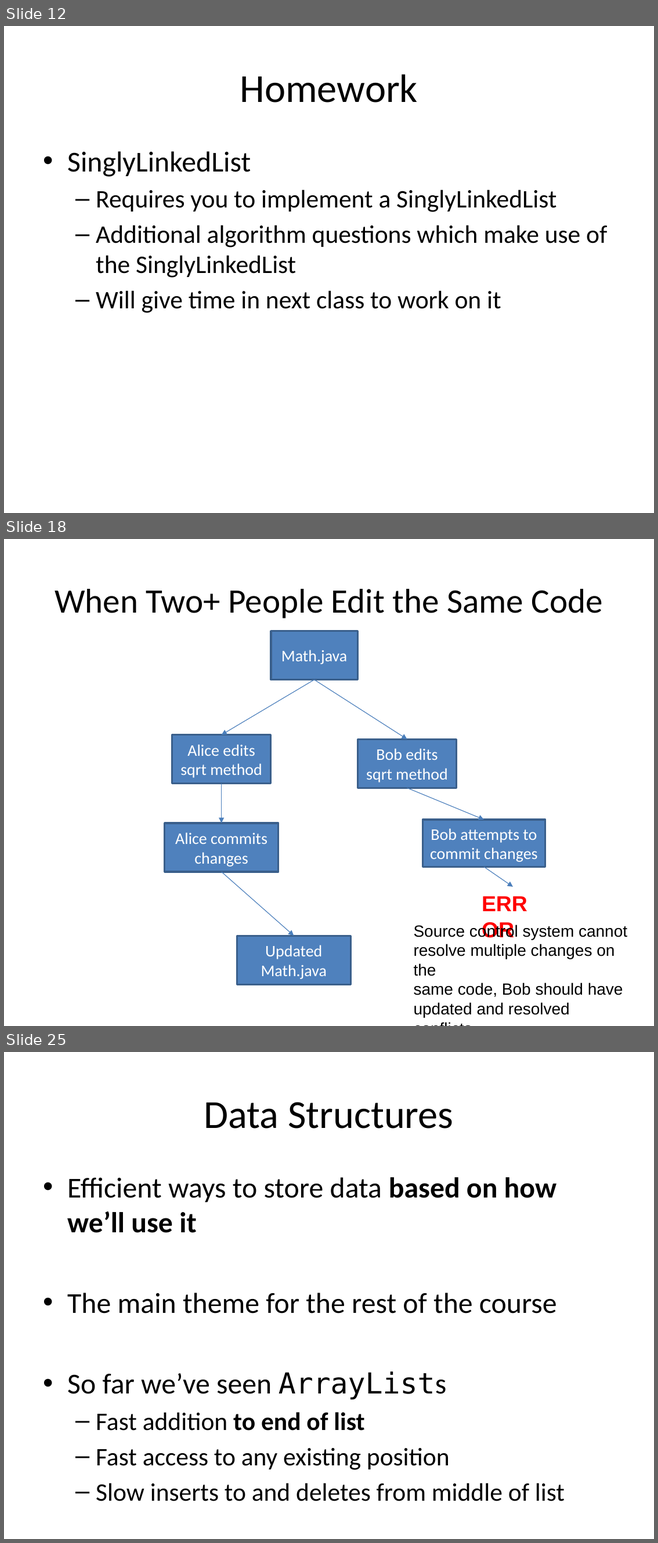
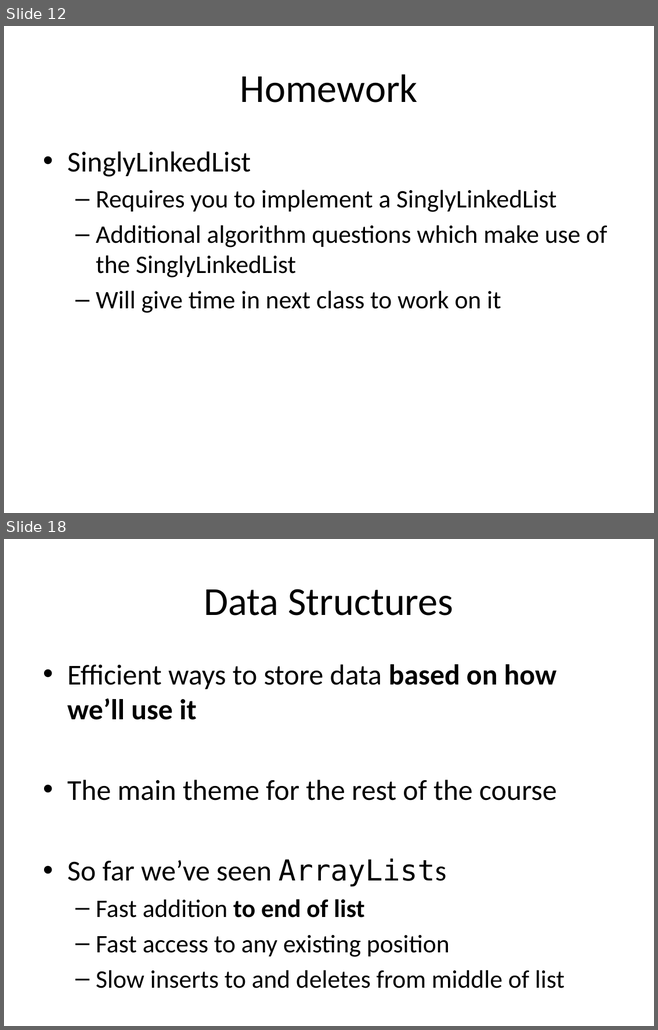
Before and after one commit to RHIT-CSSE/csse220, a slide deck: ClassMaterials/LinkedLists/Slides/LinkedLists.pptx. Shown one above the other, each under a label of ours: slides 12, 18 and 25 before the commit, slides 12 and 18 after it; the slides between them are not shown. The pictures are 658x1543 and 658x1030 pixels, drawn with LibreOffice and Linux fonts; fonts in the diff are those of the drawing. Boxes give left, top, right and bottom in pixels: in the first picture for what was removed or moved away, otherwise in the second. Text is boxed around its words. In the diff, an @@ line names an element or a change of style, - is before the commit and + after.

```diff
--- a/ClassMaterials/LinkedLists/Slides/LinkedLists.pptx
+++ b/ClassMaterials/LinkedLists/Slides/LinkedLists.pptx
@@ slide 18 removed at box(4, 539, 654, 1026), background #FFFFFF @@
@@ title removed at box(54, 589, 603, 618) @@
-When Two+ People Edit the Same Code
@@ rectangle removed at box(271, 631, 357, 680) @@
-Math.java
@@ arrow removed from (314, 680) to (221, 735) @@
@@ arrow removed from (314, 680) to (407, 739) @@
@@ rectangle removed at box(172, 735, 270, 784) @@
-Alice edits sqrt method
@@ rectangle removed at box(357, 739, 456, 788) @@
-Bob edits sqrt method
@@ arrow removed from (221, 784) to (221, 824) @@
@@ arrow removed from (407, 788) to (484, 820) @@
@@ rectangle removed at box(165, 824, 278, 873) @@
-Alice commits changes
@@ rectangle removed at box(422, 820, 545, 867) @@
-Bob attempts to commit changes
@@ arrow removed from (484, 867) to (513, 887) @@
@@ arrow removed from (221, 871) to (294, 936) @@
@@ text removed at box(475, 887, 550, 919) @@
-ERROR
@@ rectangle removed at box(237, 936, 350, 984) @@
-Updated Math.java
@@ text removed at box(413, 924, 627, 1017) @@
-Source control system cannot
-resolve multiple changes on the
-same code, Bob should have
-updated and resolved conflicts
-before committing.
@@ what was slide 25 is now slide 18 @@
```
Also in this commit, not shown: 4 slides changed, 3 slides added, 8 other slides removed, 1 other file.
